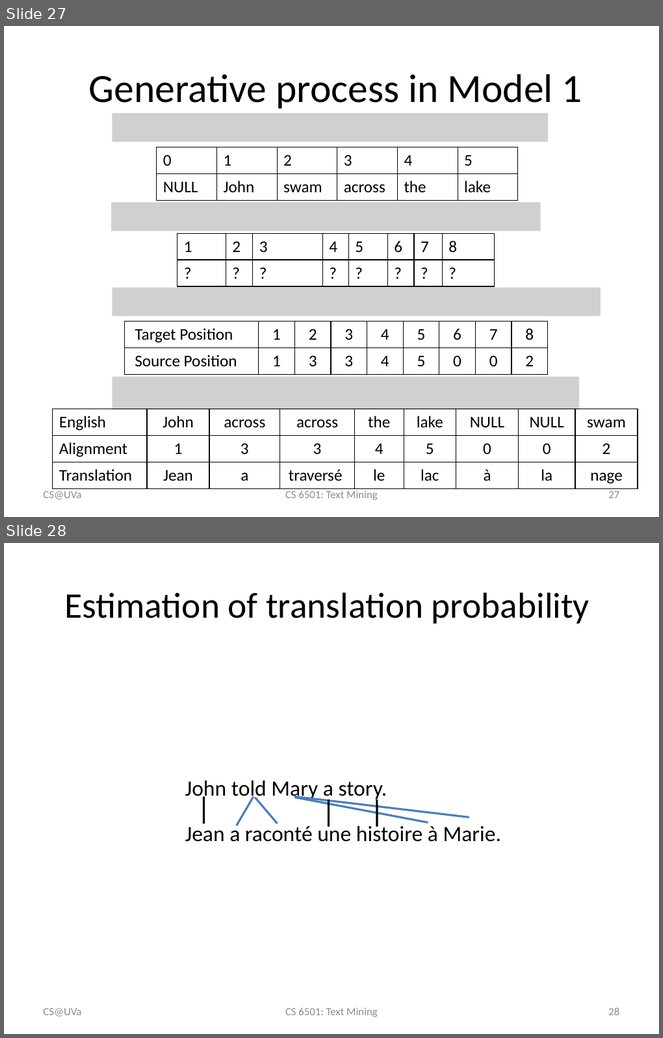
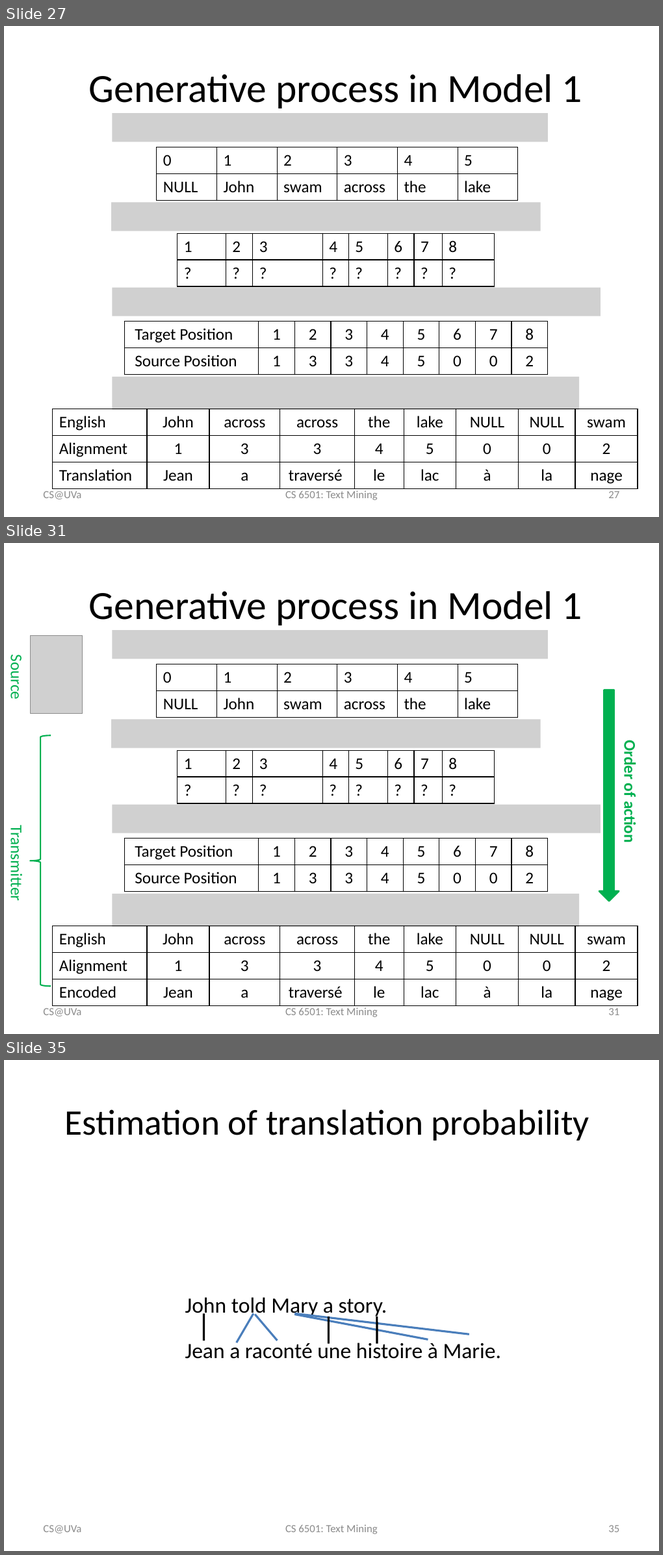
Before and after one commit to wang296/CS6501-Text-Mining, a slide deck: docs/StatisticalMachineTranslation.pptx. Shown one above the other, each under a label of ours: slides 27 and 28 before the commit, slides 27, 31 and 35 after it; the slides between them are not shown. The pictures are 663x1038 and 663x1555 pixels, drawn with LibreOffice and Linux fonts; fonts in the diff are those of the drawing; grey boxes stand for pictures. Boxes give left, top, right and bottom in pixels: in the first picture for what was removed or moved away, otherwise in the second. Text is boxed around its words. In the diff, an @@ line names an element or a change of style, - is before the commit and + after.

```diff
--- a/docs/StatisticalMachineTranslation.pptx
+++ b/docs/StatisticalMachineTranslation.pptx
@@ slide 31 added at (4,543,659,1034), background #FFFFFF @@
@@ title added at (89,591,582,626), 44 pt, text #000000 @@
+Generative process in Model 1
@@ picture added at (30,635,83,713) @@
@@ picture added at (112,630,548,659) @@
@@ text added at (7,659,27,699), 18 pt, text #00B050 @@
+Source
@@ table added at (157,664,518,886), 2 rows, 6 columns @@
+0 | 1 | 2 | 3 | 4 | 5
+NULL | John | swam | across | the | lake
@@ down arrow added at (599,691,620,901), fill #00B050, outline #00B050 2 pt @@
@@ left brace added at (30,735,51,986), outline #00B050 1.5 pt @@
@@ picture added at (111,719,541,748) @@
@@ table added at (178,751,495,803), 2 rows, 8 columns @@
+1 | 2 | 3 | 4 | 5 | 6 | 7 | 8
+? | ? | ? | ? | ? | ? | ? | ?
@@ text added at (620,744,640,842), 18 pt, text #00B050, bold @@
+Order of action
@@ picture added at (112,804,601,834) @@
@@ text added at (7,832,27,899), 18 pt, text #00B050 @@
+Transmitter
@@ table added at (124,839,547,974), 2 rows, 9 columns @@
+Target Position | 1 | 2 | 3 | 4 | 5 | 6 | 7 | 8
+Source Position | 1 | 3 | 3 | 4 | 5 | 0 | 0 | 2
@@ picture added at (112,894,579,927) @@
@@ table added at (53,927,638,1005), 3 rows, 9 columns @@
+English | John | across | across | the | lake | NULL | NULL | swam
+Alignment | 1 | 3 | 3 | 4 | 5 | 0 | 0 | 2
+Encoded | Jean | a | traversé | le | lac | à | la | nage
@@ text added at (43,1008,81,1017), 12 pt, text #8C8C8C @@
+CS@UVa
@@ text added at (285,1008,378,1017), 12 pt, text #8C8C8C @@
+CS 6501: Text Mining
@@ page number added at (608,1008,620,1016), 12 pt, text #8C8C8C @@
+31
@@ what was slide 28 is now slide 35 @@
@@ page number at (608,1525,620,1533): text changed @@
-28
+35
```
Also in this commit, not shown: 1 slide changed, 6 other slides added, 5 other files.
